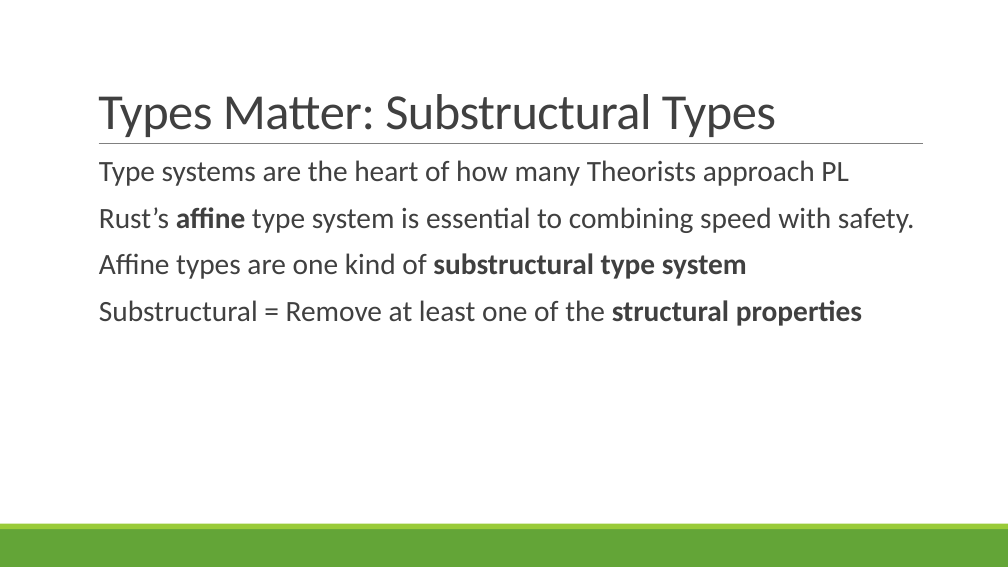
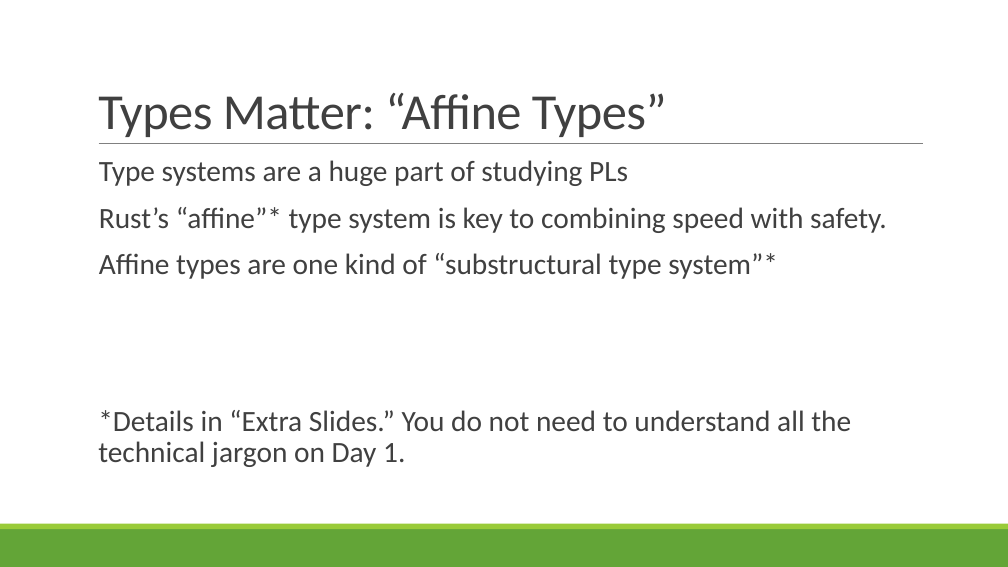
Before and after one commit to rbohrer/pl-course, a slide deck: slide 8 of LectureSlides/01Rust.pptx (slide 7 before the commit). Drawn at 1008x567 pixels with LibreOffice and Linux fonts; fonts in the diff are those of the drawing. Boxes give left, top, right and bottom in pixels: in the first picture for what was removed or moved away, otherwise in the second. Text is boxed around its words. In the diff, an @@ line names an element or a change of style, - is before the commit and + after.

```diff
--- a/LectureSlides/01Rust.pptx
+++ b/LectureSlides/01Rust.pptx
@@ title at (x1=98, y1=93, x2=667, y2=137): text changed @@
-Types Matter: Substructural Types
+Types Matter: “Affine Types”
@@ text at (x1=98, y1=160, x2=887, y2=467): text changed @@
-  Type systems are the heart of how many Theorists approach PL
-  Rust’s affine type system is essential to combining speed with safety.
-  Affine types are one kind of substructural type system
-  Substructural = Remove at least one of the structural properties
+  Type systems are a huge part of studying PLs
+  Rust’s “affine”* type system is key to combining speed with safety.
+  Affine types are one kind of “substructural type system”*
+  *Details in “Extra Slides.” You do not need to understand all the technical jargon on Day 1.
```
Also in this commit, not shown: 15 other slides changed, 3 slides added, 2 other files.
